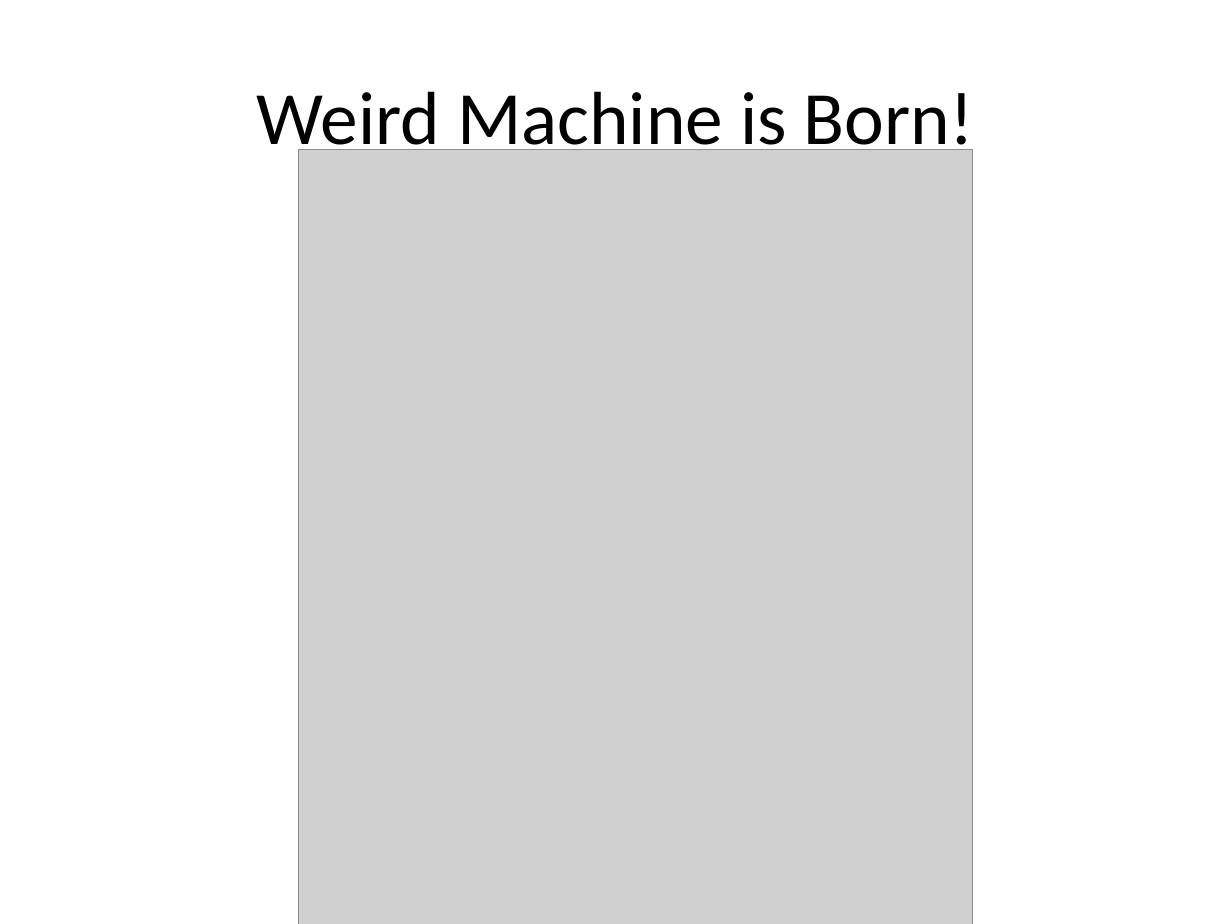
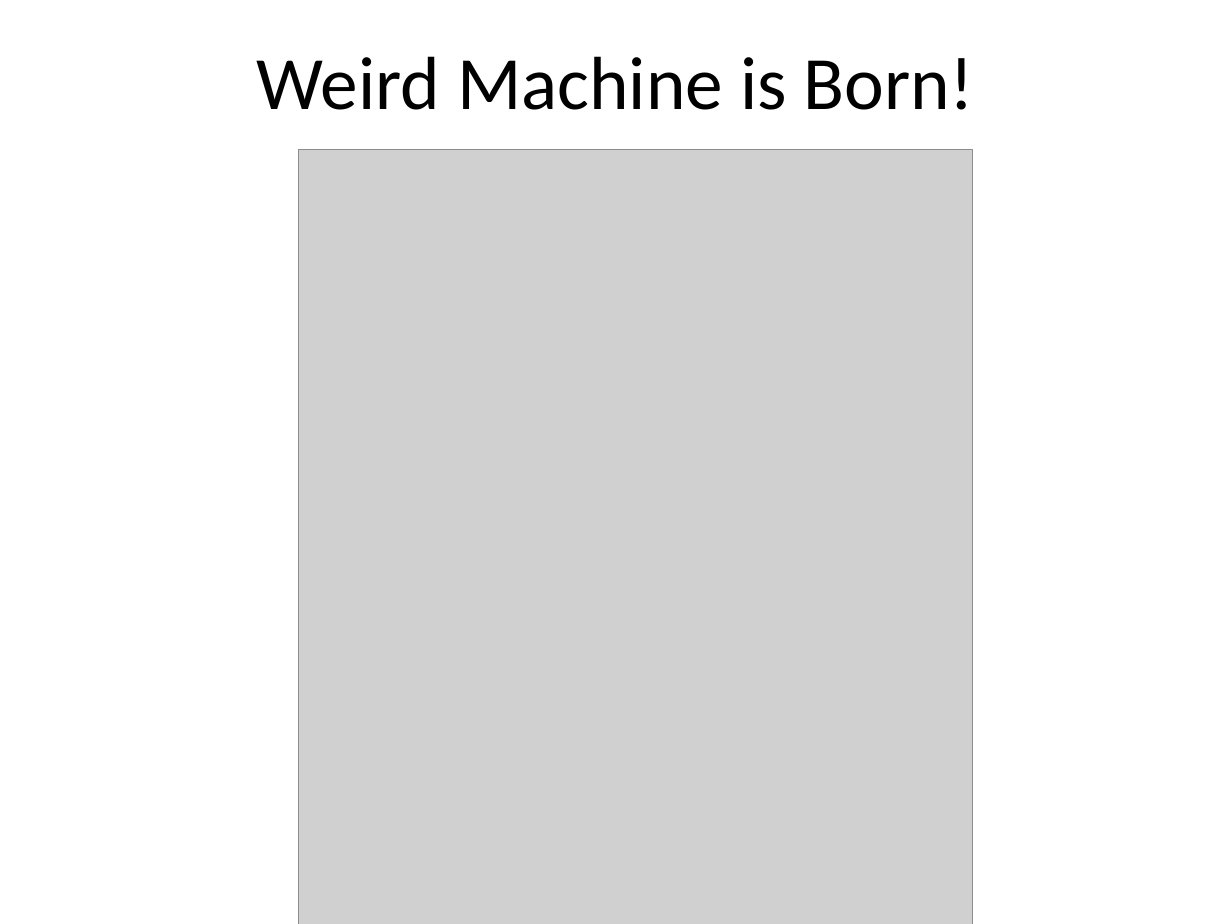
Before and after one commit to rrbranco/Defcon2012, a slide deck: slide 6 of JamesSergeyRodrigoDefcon2012.pptx. Drawn at 1232x924 pixels with LibreOffice and Linux fonts; fonts in the diff are those of the drawing; grey boxes stand for pictures. Boxes give left, top, right and bottom in pixels: in the first picture for what was removed or moved away, otherwise in the second. Text is boxed around its words. In the diff, an @@ line names an element or a change of style, - is before the commit and + after.

```diff
--- a/JamesSergeyRodrigoDefcon2012.pptx
+++ b/JamesSergeyRodrigoDefcon2012.pptx
@@ title "Weird Machine is Born!" rewrapped from (256,91,975,161) to (256,56,975,110) @@
```
Also in this commit, not shown: 10 other slides changed, 1 slide added, 1 slide removed.
